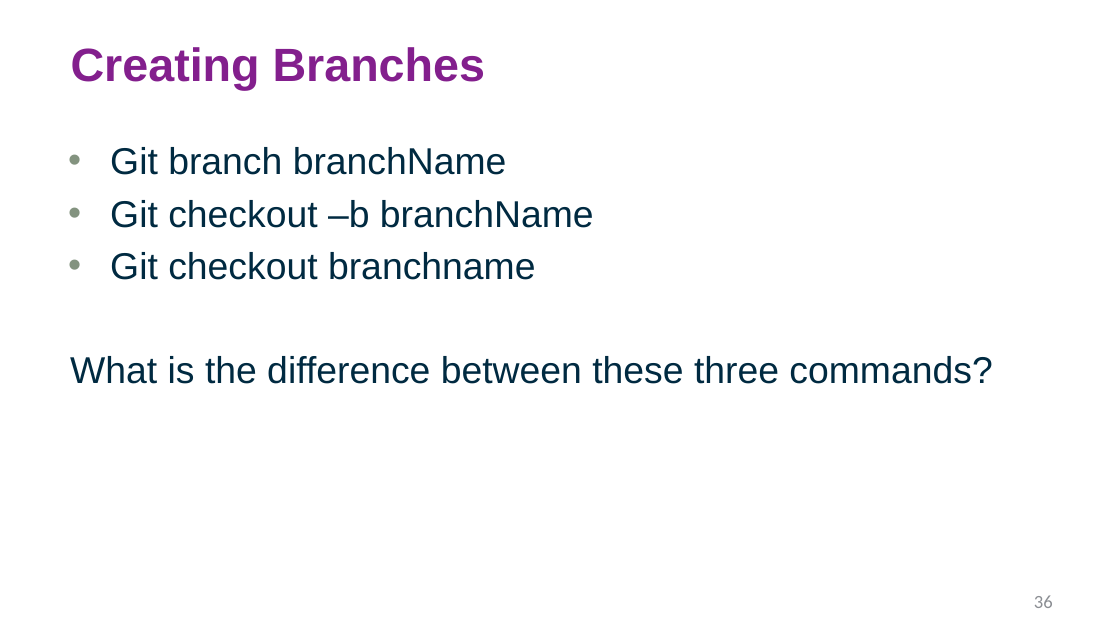
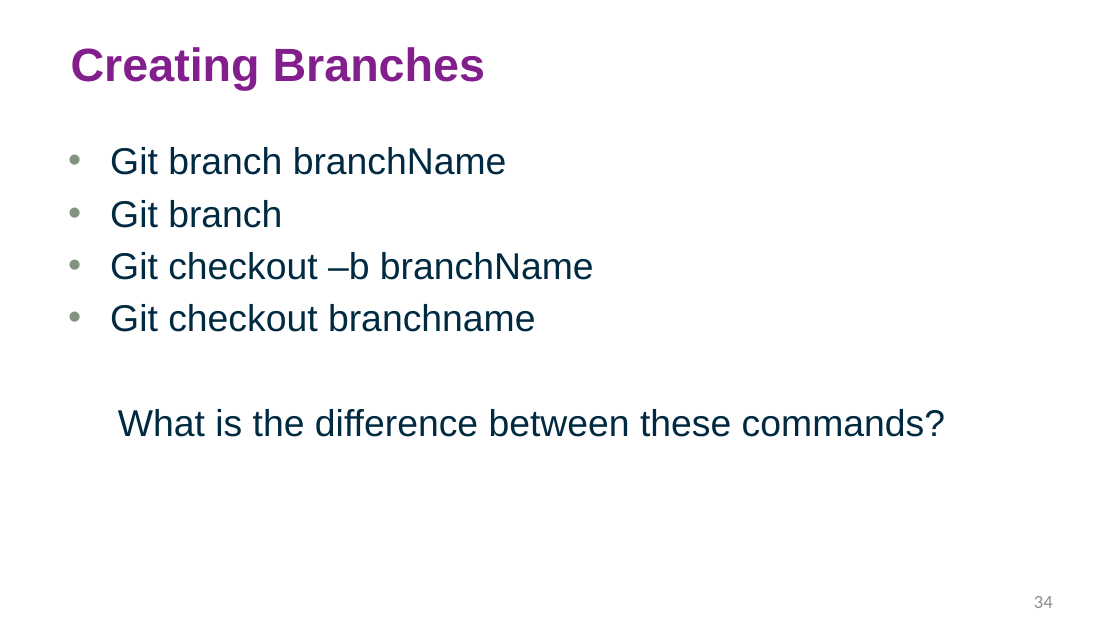
Before and after one commit to ryancrosbyr/SuttonTrust8-23, a slide deck: slide 34 of Introduction to Version Control.pptx (slide 36 before the commit). Drawn at 1120x630 pixels with LibreOffice and Linux fonts; fonts in the diff are those of the drawing; background and template pictures are left out. Boxes give left, top, right and bottom in pixels: in the first picture for what was removed or moved away, otherwise in the second. Text is boxed around its words. In the diff, an @@ line names an element or a change of style, - is before the commit and + after.

```diff
--- a/Introduction to Version Control.pptx
+++ b/Introduction to Version Control.pptx
@@ text at (110, 200, 282, 228): paragraph added @@
+• Git branch
@@ text at (118, 409, 945, 437): text changed @@
-What is the difference between these three commands?
+What is the difference between these commands?
@@ page number at (1034, 596, 1053, 608): text changed @@
-36
+34
```
Also in this commit, not shown: 1 other slide changed, 1 slide added.
